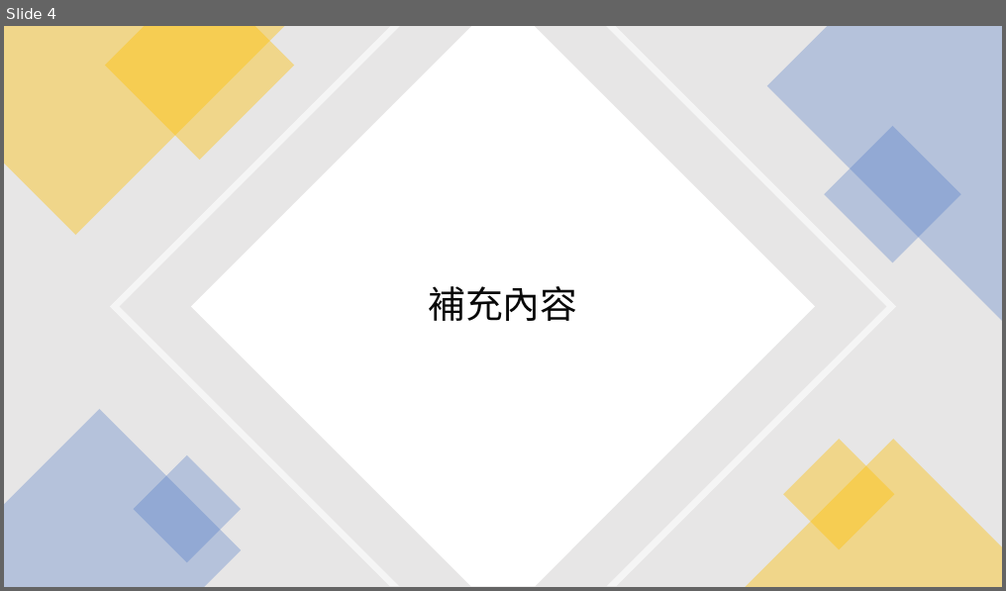
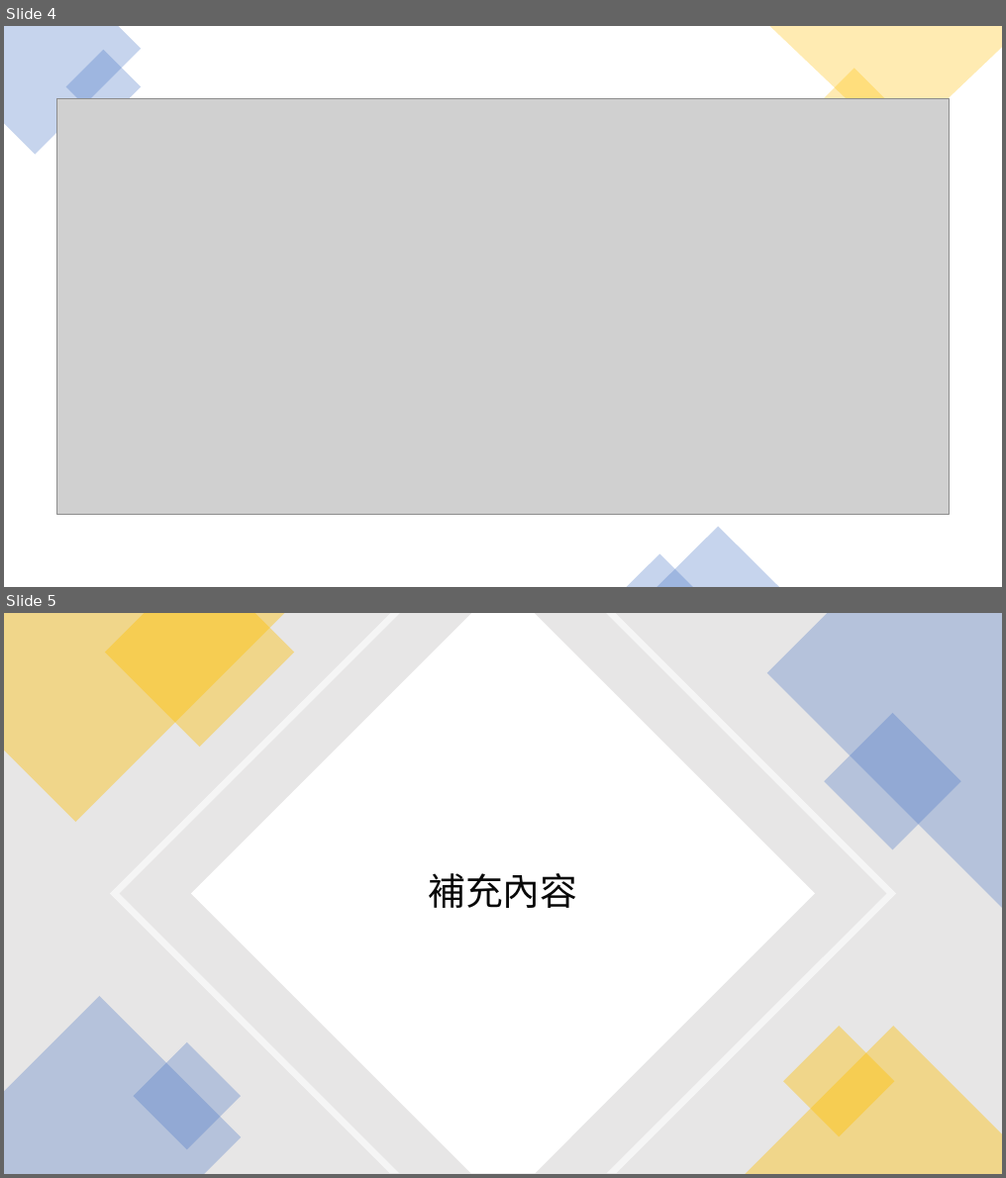
Before and after one commit to jackson99011/BookCartProject, a slide deck: document/boot spring 範例.pptx. Shown one above the other, each under a label of ours: slide 4 before the commit, slides 4 and 5 after it. The pictures are 1006x591 and 1006x1178 pixels, drawn with LibreOffice and Linux fonts; fonts in the diff are those of the drawing; grey boxes stand for pictures. Boxes give left, top, right and bottom in pixels: in the first picture for what was removed or moved away, otherwise in the second. Text is boxed around its words. In the diff, an @@ line names an element or a change of style, - is before the commit and + after.

```diff
--- a/document/boot spring 範例.pptx
+++ b/document/boot spring 範例.pptx
@@ slide 4 added at (4,26,1002,587), background #FFFFFF @@
@@ freeform shape added at (4,26,141,155), fill #4472C4 at 30% opacity @@
@@ rectangle added at (66,50,142,125), fill #4472C4 at 30% opacity @@
@@ freeform shape added at (770,26,1002,148), fill #FFC000 at 30% opacity @@
@@ rectangle added at (815,69,894,148), fill #FFC000 at 30% opacity @@
@@ picture added at (56,99,949,515) @@
@@ triangle added at (656,527,779,587), fill #4472C4 at 30% opacity @@
@@ triangle added at (627,555,693,587), fill #4472C4 at 30% opacity @@
@@ what was slide 4 is now slide 5 @@
```
Also in this commit, not shown: 1 other file.
